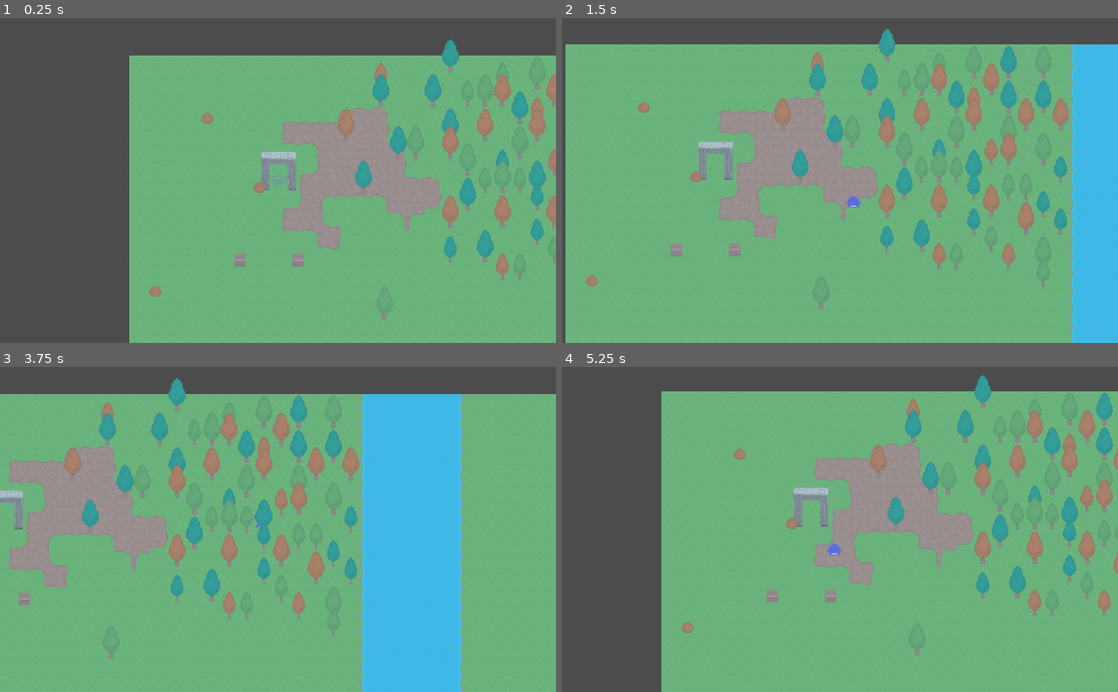
Above: before the commit, frames 1-4 (two rows, left to right).
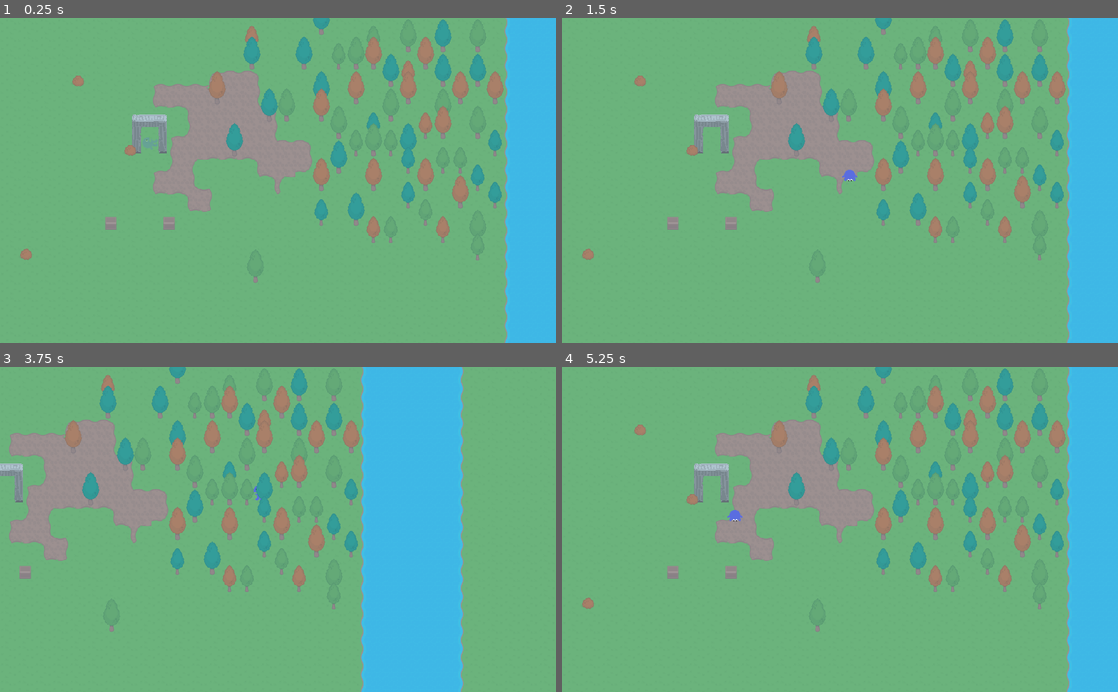
Above: after the commit, the same moments.

Repository: bagedevimo/pxljam19
Game: Godot game, scene res://Game.tscn
The game is run twice, just before and just after one commit, with the same random seed, the same clock (stepped at 60 frames per second) and the same inputs.
Inputs:
- Up to frame 1 (0.25 s): no input
- Up to frame 2 (1.5 s): hold Right (ui_right) 0.53-1.28 s; tap Space (ui_select) at 0.77 s; hold Down (ui_down) from 1.28 s (still down)
- Up to frame 3 (3.75 s): tap Space (ui_select) at 1.52, 3.02 s; release Down (ui_down) at 2.03 s; hold Right (ui_right) 2.03-2.78 s; hold Up (ui_up) 2.78-3.53 s; hold Left (ui_left) from 3.53 s (still down)
- Up to frame 4 (5.25 s): tap Space (ui_select) at 3.77, 4.52 s; release Left (ui_left) at 5.03 s; hold Down (ui_down) from 5.03 s (still down)

The runs differ from the first frame. In frame 1, 59% of the frame differs, in the area x 0-100%, y 0-100%; in frame 2, 27%; in frame 3, 26%; in frame 4, 51%.

Commit message:
Fix Game global position

Diff:
--- a/Game.tscn
+++ b/Game.tscn
@@ -7,7 +7,6 @@
 [ext_resource path="res://Gate.tscn" type="PackedScene" id=5]
 
 [node name="Game" type="Node2D"]
-position = Vector2( 351.275, 82.7717 )
 __meta__ = {
 "_edit_vertical_guides_": [  ]
 }
